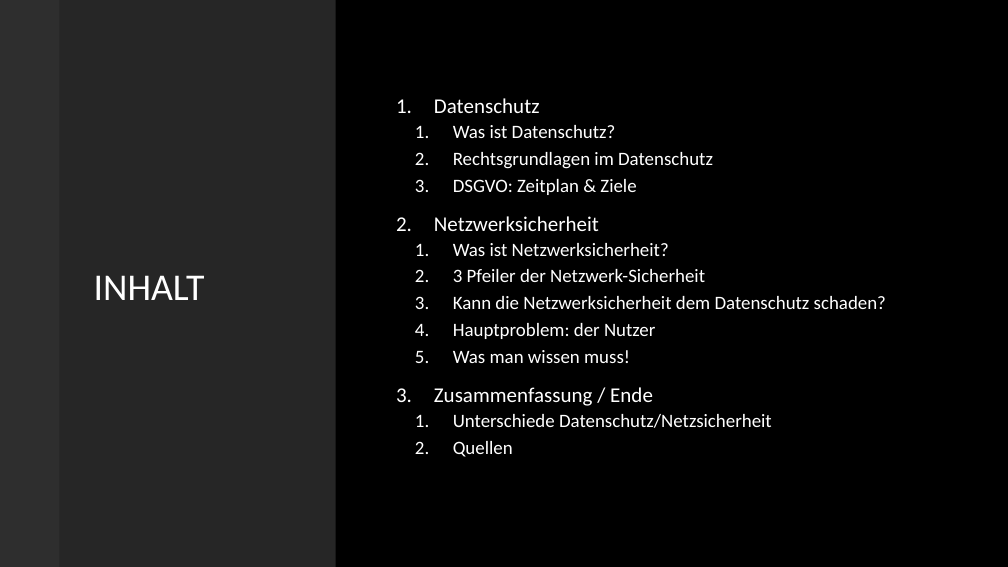
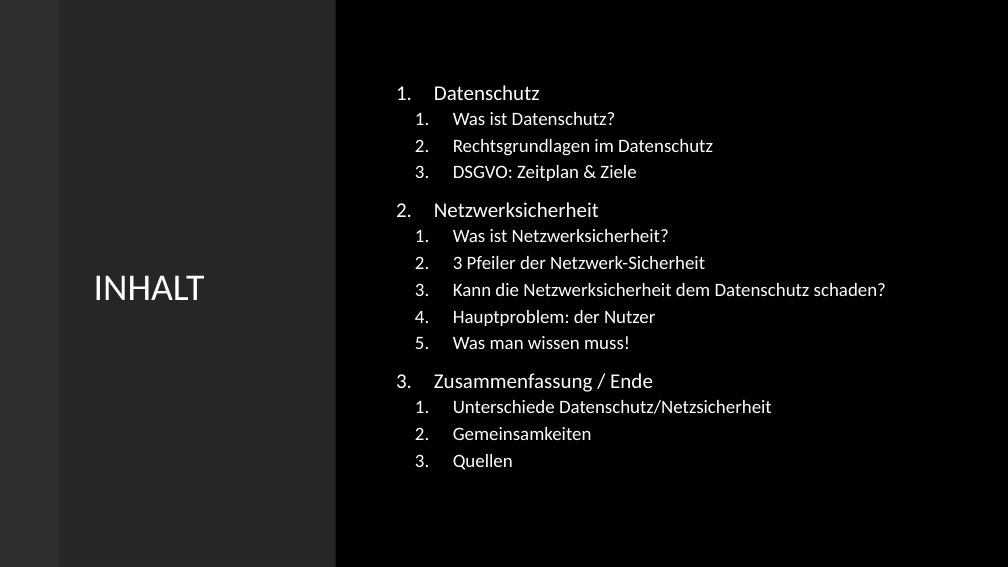
Before and after one commit to DerM0narch/TA_ITECH, a slide deck: slide 2 of Präsentation/Datenschutz_Netzwerksicherheit.pptx. Drawn at 1008x567 pixels with LibreOffice and Linux fonts; fonts in the diff are those of the drawing; background and template pictures are left out. Boxes give left, top, right and bottom in pixels: in the first picture for what was removed or moved away, otherwise in the second. Text is boxed around its words. In the diff, an @@ line names an element or a change of style, - is before the commit and + after.

```diff
--- a/Präsentation/Datenschutz_Netzwerksicherheit.pptx
+++ b/Präsentation/Datenschutz_Netzwerksicherheit.pptx
@@ text at [453, 427, 592, 440]: paragraph added @@
+  2. Gemeinsamkeiten
```
Also in this commit, not shown: 1 slide added, 2 other files.
